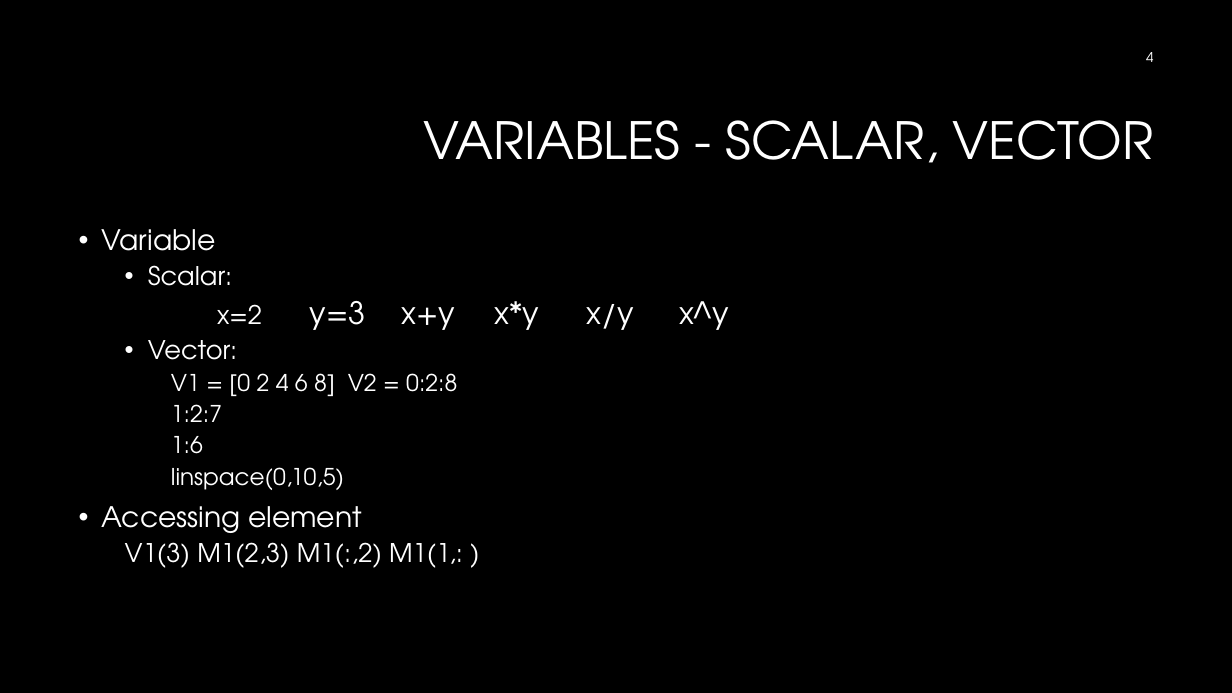
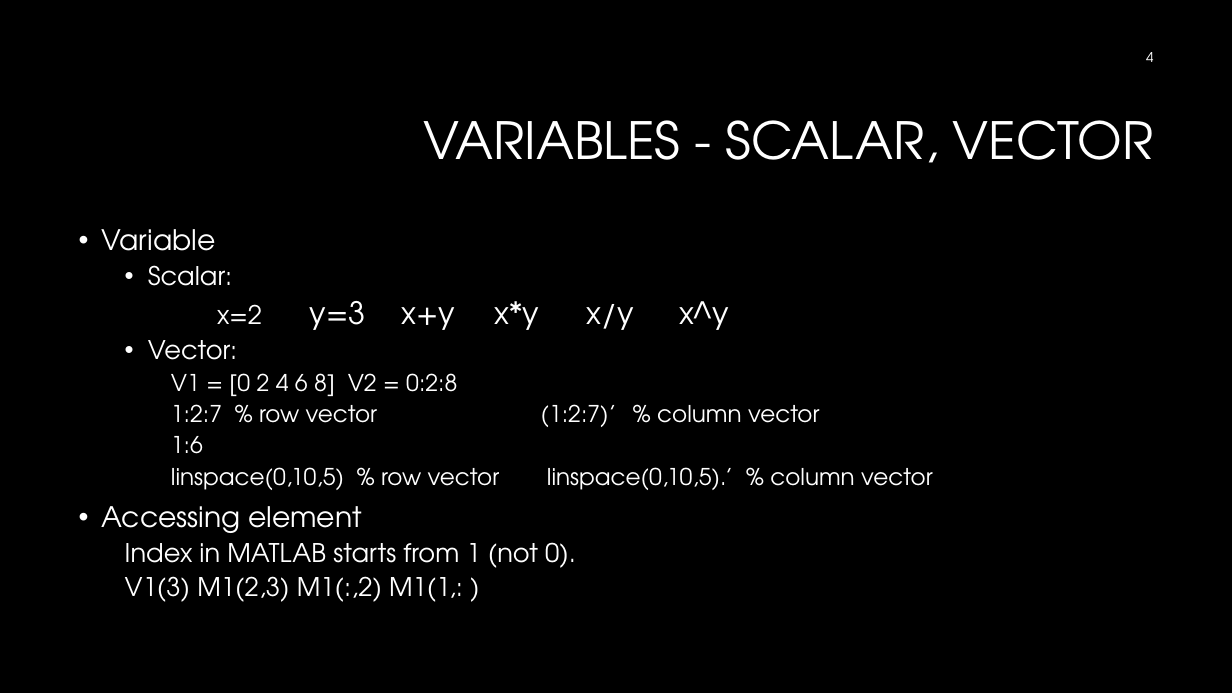
Before and after one commit to illinois-cse/matlab-sp17, a slide deck: slide 4 of Session1-matlab basics_Feb22.pptx. Drawn at 1232x693 pixels with LibreOffice and Linux fonts; fonts in the diff are those of the drawing; background and template pictures are left out. Boxes give left, top, right and bottom in pixels: in the first picture for what was removed or moved away, otherwise in the second. Text is boxed around its words. In the diff, an @@ line names an element or a change of style, - is before the commit and + after.

```diff
--- a/Session1-matlab basics_Feb22.pptx
+++ b/Session1-matlab basics_Feb22.pptx
@@ text at box(171, 404, 377, 454): text changed @@
-    1:2:7
+    1:2:7 % row vector (1:2:7)’ % column vector
@@ text at box(171, 467, 933, 490): text changed @@
-    linspace(0,10,5)
+    linspace(0,10,5) % row vector linspace(0,10,5).’ % column vector
@@ text at box(125, 542, 576, 568): paragraph added @@
+  Index in MATLAB starts from 1 (not 0).
```
Also in this commit, not shown: 1 slide added.
